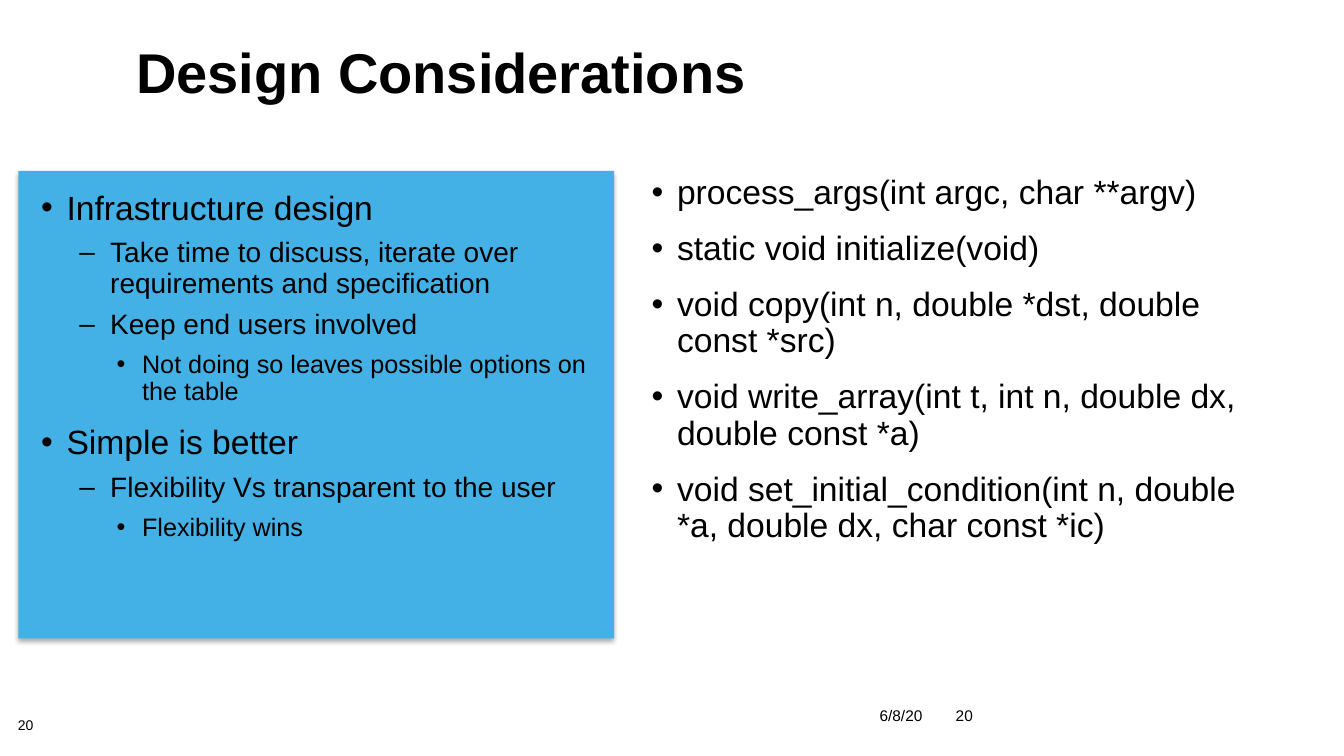
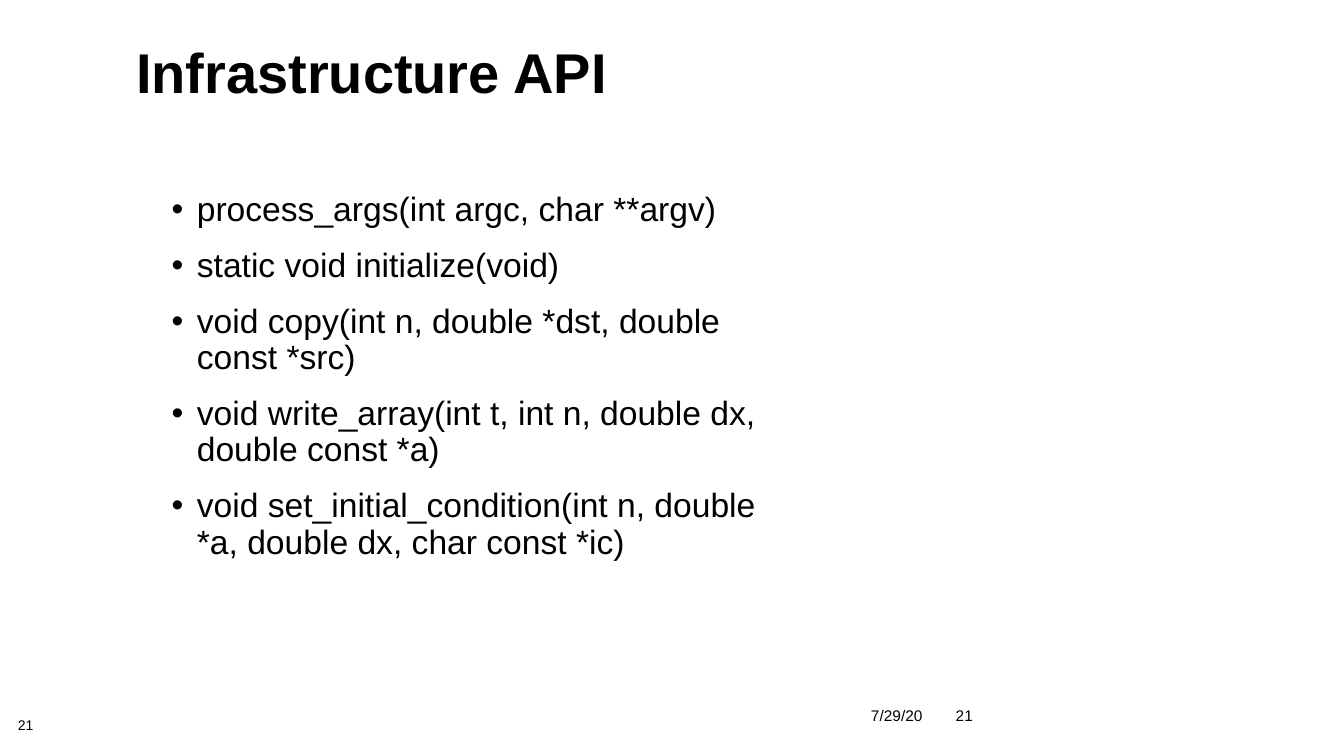
Before and after one commit to betterscientificsoftware/bssw-tutorial, a slide deck: slide 21 of presentations/04-design.pptx (slide 20 before the commit). Drawn at 1344x756 pixels with LibreOffice and Linux fonts; fonts in the diff are those of the drawing; background and template pictures are left out. Boxes give left, top, right and bottom in pixels: in the first picture for what was removed or moved away, otherwise in the second. Text is boxed around its words. In the diff, an @@ line names an element or a change of style, - is before the commit and + after.

```diff
--- a/presentations/04-design.pptx
+++ b/presentations/04-design.pptx
@@ title at <box>136,52,606,94</box>: text changed @@
-Design Considerations
+Infrastructure API
@@ rectangle removed at <box>18,171,614,639</box> @@
@@ text removed at <box>67,195,586,542</box> @@
-• Infrastructure design
-  – Take time to discuss, iterate over requirements and specification
-  – Keep end users involved
-    • Not doing so leaves possible options on the table
-• Simple is better
-  – Flexibility Vs transparent to the user
-    • Flexibility wins
@@ text "process_args(int argc, char **argv)": place and size @@
-text "process_args(int argc, char **argv)" at <box>677,179,1236,544</box>
+text "process_args(int argc, char **argv)" at <box>197,196,755,561</box>
@@ text at <box>871,710,922,721</box>: text changed @@
-6/8/20
+7/29/20
@@ page number at <box>956,710,973,721</box>: text changed @@
-20
+21
@@ page number at <box>18,720,34,730</box>: text changed @@
-20
+21
```
Also in this commit, not shown: 11 other slides changed, 6 slides added, 6 slides removed, 2 other files.
